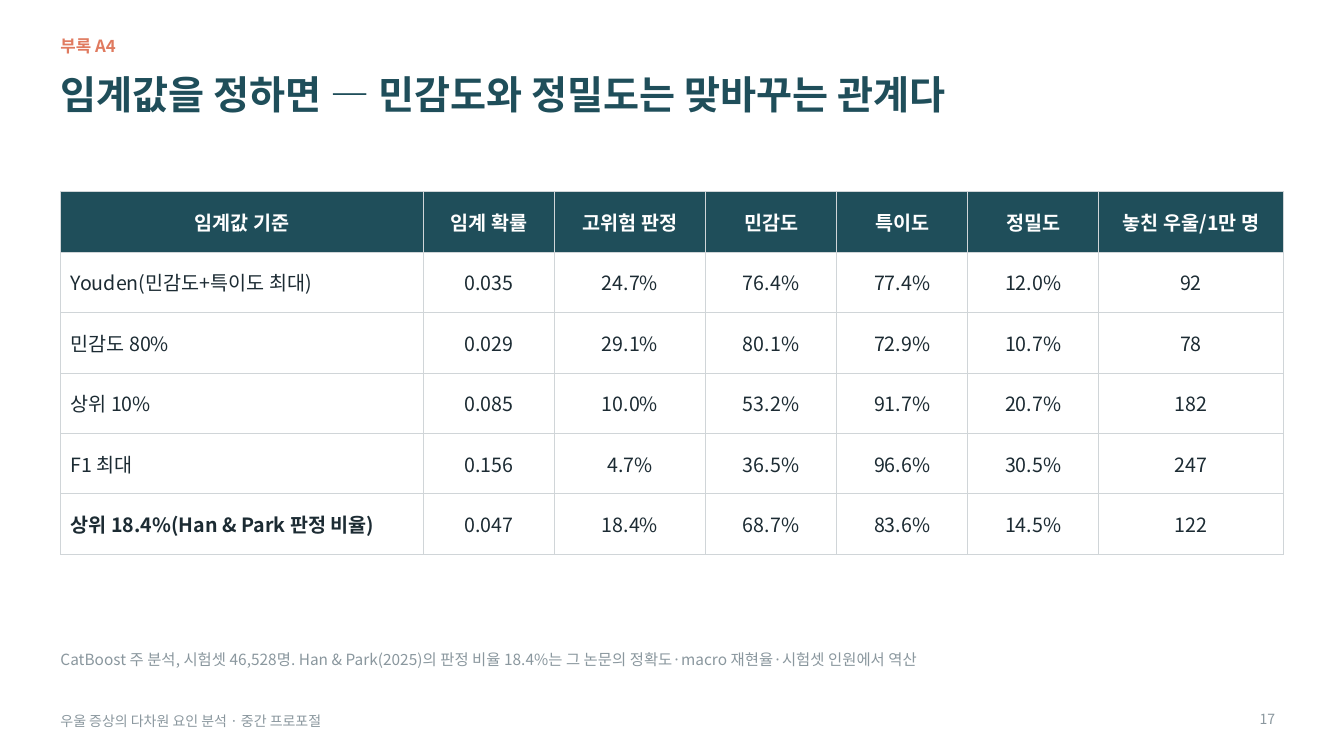
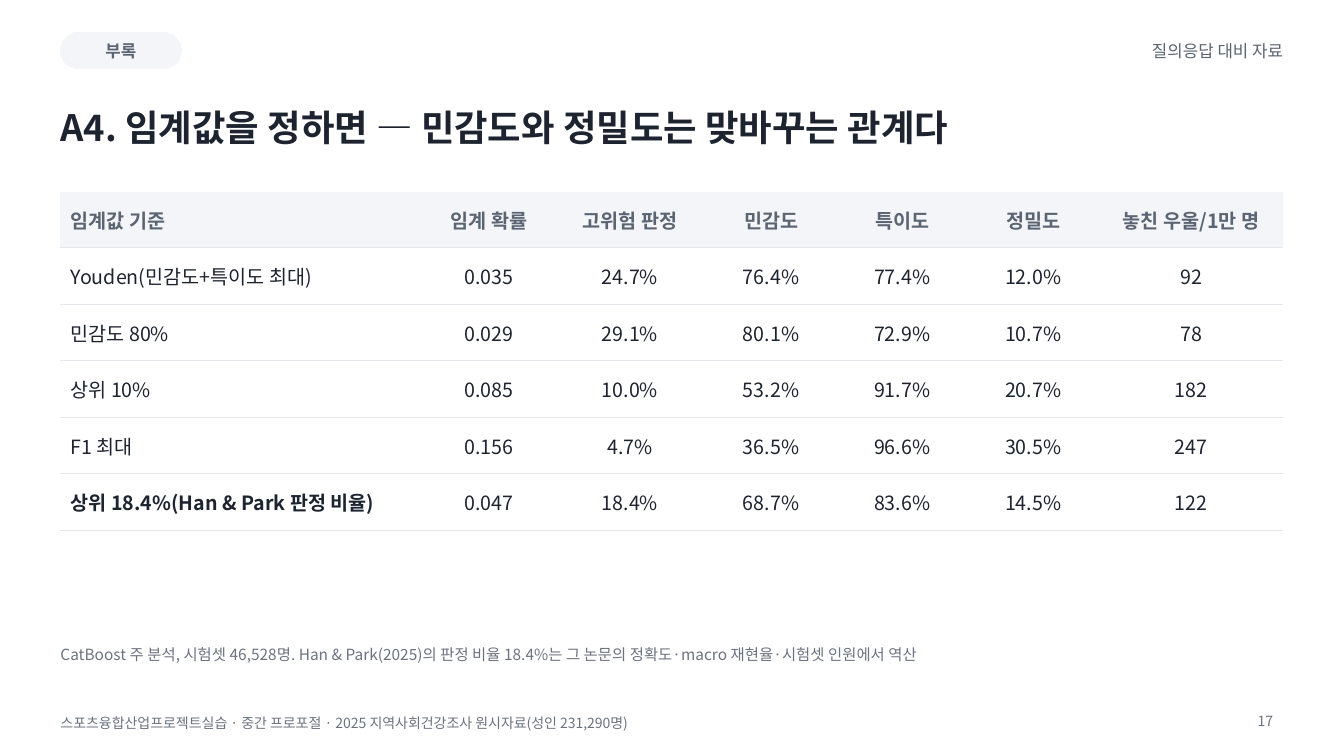
Before and after one commit to 202103116-stack/Depression_MultiDomain_Capstone, a slide deck: slide 17 of presentation/proposal_v2.pptx. Drawn at 1344x756 pixels with LibreOffice and Linux fonts; fonts in the diff are those of the drawing. Boxes give left, top, right and bottom in pixels: in the first picture for what was removed or moved away, otherwise in the second. Text is boxed around its words. In the diff, an @@ line names an element or a change of style, - is before the commit and + after.

```diff
--- a/presentation/proposal_v2.pptx
+++ b/presentation/proposal_v2.pptx
@@ text removed at [60,38,116,54] @@
-부록 A4
@@ rounded rectangle added at [60,32,181,69], fill #F3F5F8, outline #F3F5F8 0.75 pt, 12 pt, text #5B6472, bold @@
+부록
@@ text added at [1152,43,1283,59], 12 pt, text #5B6472 @@
+질의응답 대비 자료
@@ title "A4. 임계값을 정하면 — 민감도와 ..." at [60,110,948,145]: vertical alignment top to middle @@
@@ title at [60,110,948,145]: text changed; size 28 to 26 pt; text colour #1F4E5A to #1D2430 @@
-임계값을 정하면 — 민감도와 정밀도는 맞바꾸는 관계다
+A4. 임계값을 정하면 — 민감도와 정밀도는 맞바꾸는 관계다
@@ table at [60,192,1284,518] @@
@@ fill #1F4E5A to #F3F5F8 in row 1 @@
@@ text colour #FFFFFF to #5B6472 in "임계값 기준", "임계 확률", "고위험 판정", "민감도" and 3 more places @@
@@ text colour #1C2B33 to #1D2430 in "Youden(민감도+특이도 최대)", "0.035", "24.7%", "76.4%" and 31 more places @@
@@ alignment centre to left @@
@@ borders changed @@
@@ text "CatBoost 주 분석, 시험셋 46,528명. ..." at [60,647,916,663]: text colour #8A979E to #6B7280 @@
@@ text removed at [60,714,321,727] @@
-우울 증상의 다차원 요인 분석 · 중간 프로포절
@@ text added at [60,716,628,731], 10 pt, text #6B7280 @@
+스포츠융합산업프로젝트실습 · 중간 프로포절 · 2025 지역사회건강조사 원시자료(성인 231,290명)
@@ page number at [1258,716,1274,726]: text colour #8A979E to #6B7280 @@
```
Also in this commit, not shown: 16 other slides changed, 1 other file.
